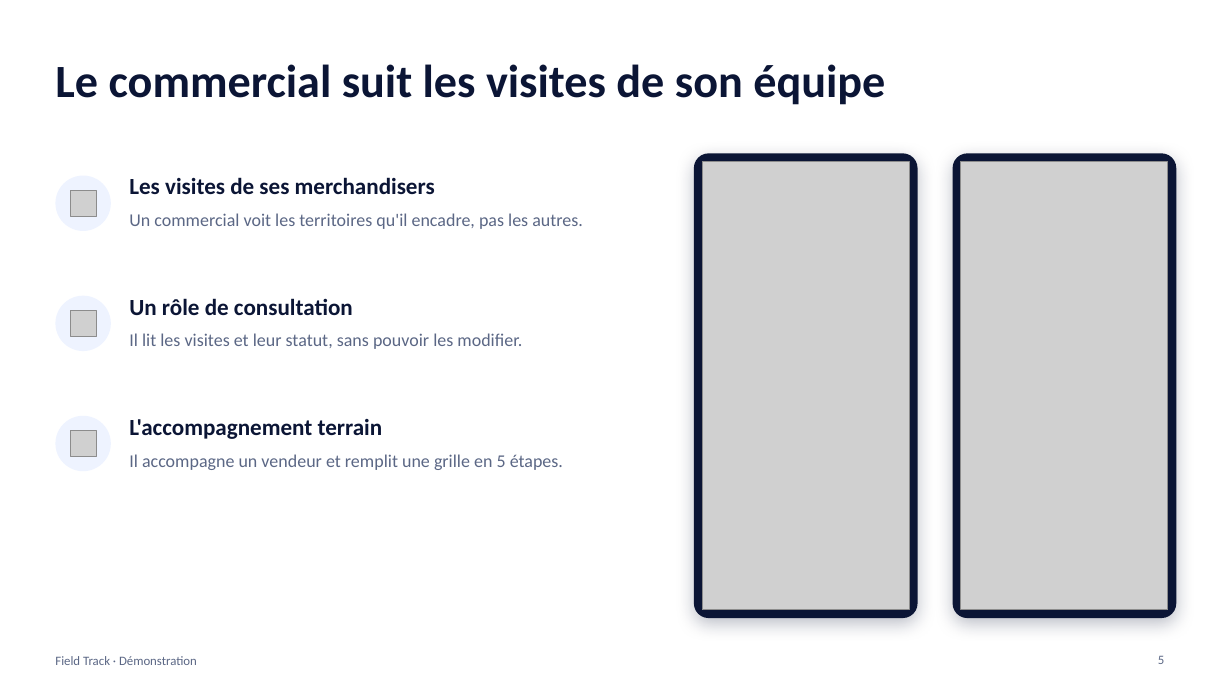
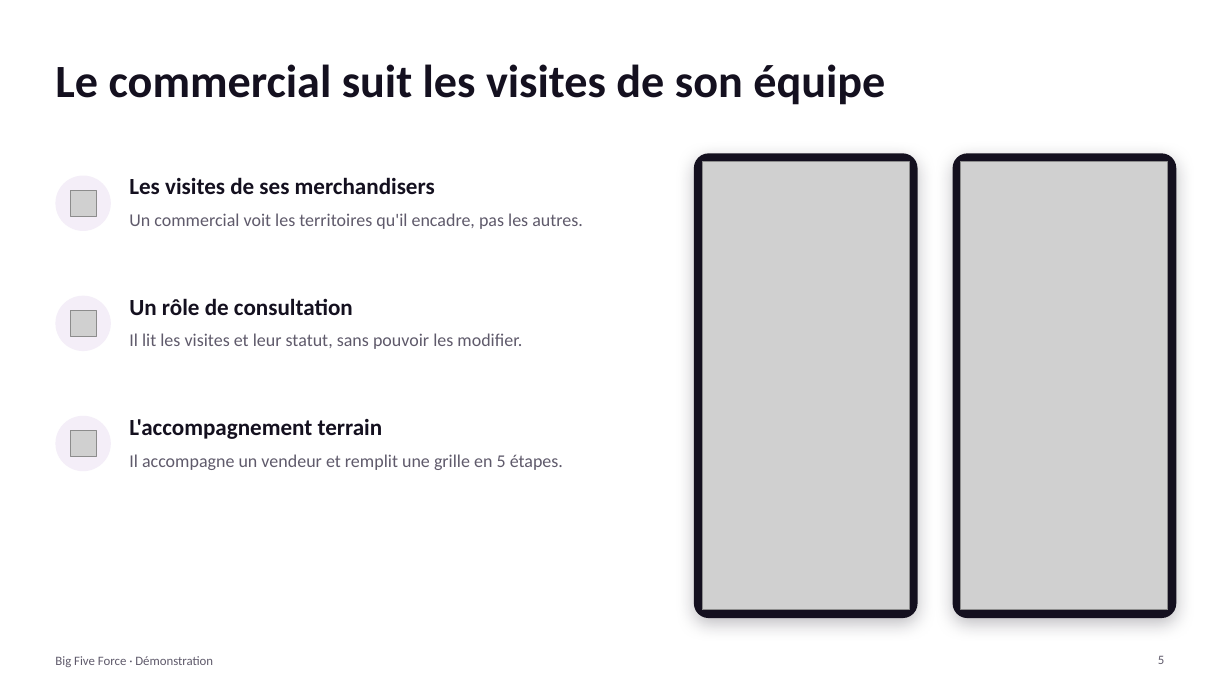
Before and after one commit to jhouedanou/frieslandv3, a slide deck: slide 5 of docs/DEMO-BIG-FIVE-FORCE.pptx. Drawn at 1232x693 pixels with LibreOffice and Linux fonts; fonts in the diff are those of the drawing; grey boxes stand for pictures. Boxes give left, top, right and bottom in pixels: in the first picture for what was removed or moved away, otherwise in the second. Text is boxed around its words. In the diff, an @@ line names an element or a change of style, - is before the commit and + after.

```diff
--- a/docs/DEMO-BIG-FIVE-FORCE.pptx
+++ b/docs/DEMO-BIG-FIVE-FORCE.pptx
@@ rounded rectangle at <box>694,153,918,618</box>: fill #0B1535 to #14101F; shadow changed @@
@@ rounded rectangle at <box>953,153,1177,618</box>: fill #0B1535 to #14101F; shadow changed @@
@@ text colour #0B1535 to #14101F in 4 elements at <box>55,64,885,105</box>, <box>129,177,435,194</box>, <box>129,298,353,315</box>, <box>129,419,383,439</box> @@
@@ text at <box>55,656,213,667</box>: text changed; text colour #5B6785 to #5F5A6B @@
-Field Track · Démonstration
+Big Five Force · Démonstration
@@ text colour #5B6785 to #5F5A6B in 4 elements at <box>129,213,583,229</box>, <box>129,333,522,349</box>, <box>129,454,563,470</box>, <box>1158,656,1164,664</box> @@
```
Also in this commit, not shown: 10 other slides changed.
